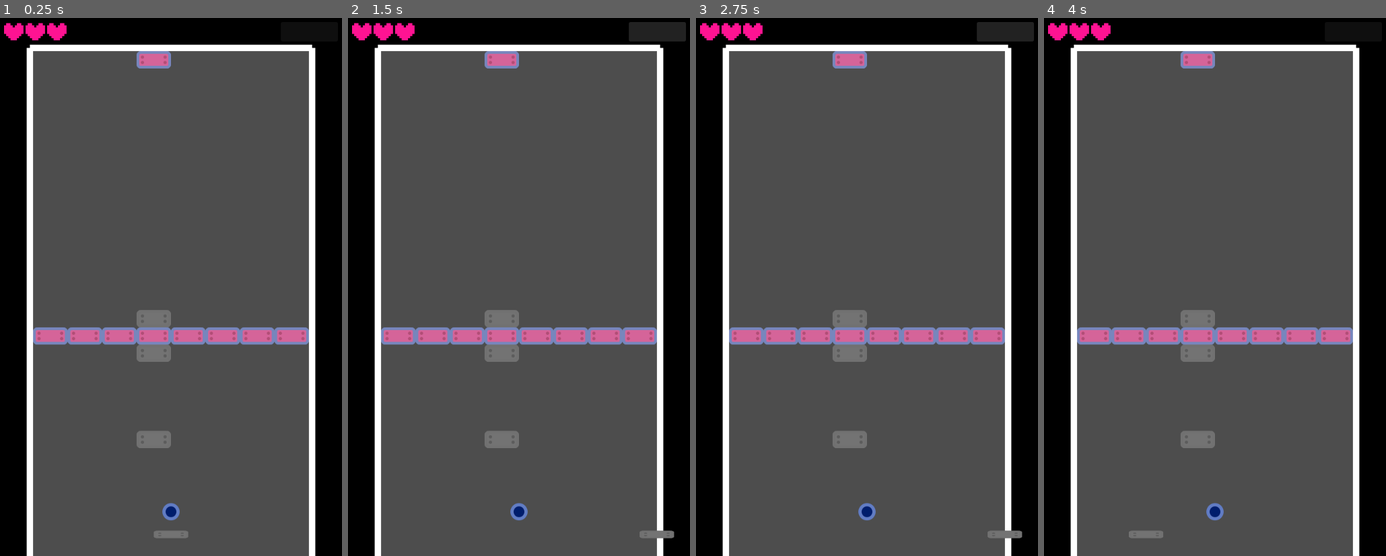
Above: before the commit, frames 1-4 (left to right).
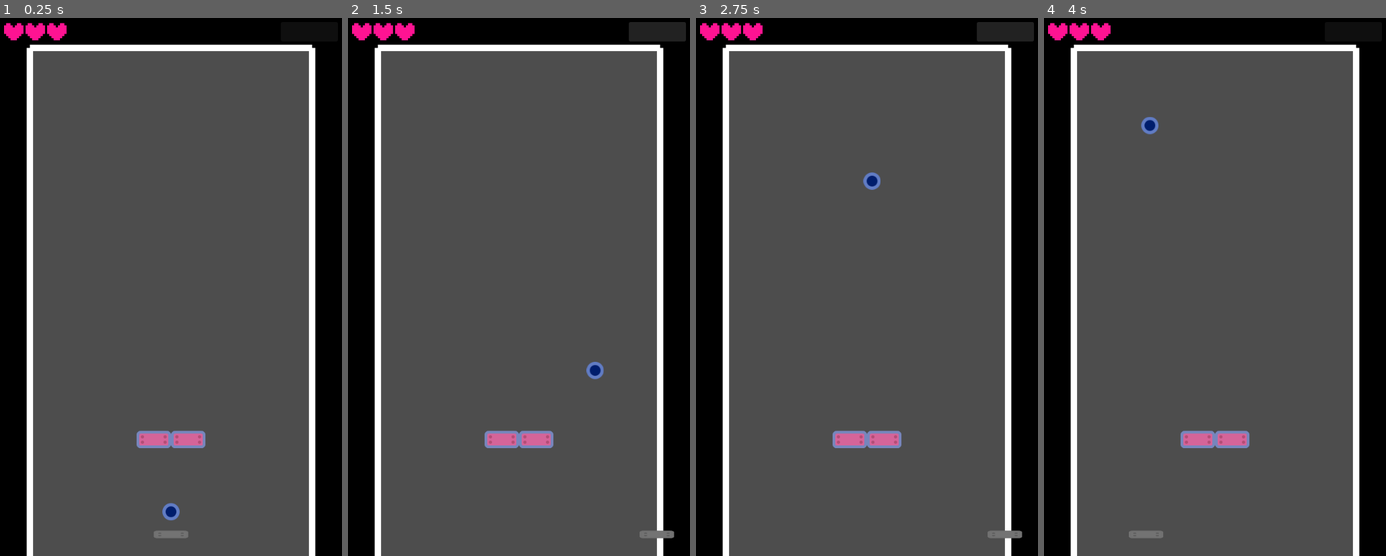
Above: after the commit, the same moments.

Repository: MatteoDesiderio/arkanoid-ish
Game: Godot game, scene res://scenes/level_content.tscn
Same seed, same stepped clock (60 frames per second), same inputs: the game is played once before the commit and once after it.
Inputs (mouse positions are in pixels of both pictures, inside the frame that each line leads up to):
- Up to frame 1 (0.25 s): no input
- Up to frame 2 (1.5 s): click (655, 34) at 0.5 s; click (655, 34) at 1.25 s
- Up to frame 3 (2.75 s): click (1003, 34) at 2 s
- Up to frame 4 (4 s): move the mouse to (1290, 260) at 2.77 s; click (1290, 260) at 2.92 s; move the mouse to (1146, 313) at 3.52 s; click (1146, 313) at 3.67 s

The runs differ from the first frame. In frame 1, 4.1% of the frame differs, in the area x 9-91%, y 6-80%; in frame 2, 4.4%; in frame 3, 4.4%, in the area x 9-91%, y 6-94%; in frame 4, 4.4%.
Error before the commit: Parse Error: Identifier "_win_level" not declared in the current scope. (res://scripts/level_content.gd:32)

Commit message:
Connect 'No Bricks Left' to _win_level

Diff:
--- a/scenes/level_content.tscn
+++ b/scenes/level_content.tscn
@@ -1,4 +1,4 @@
-[gd_scene load_steps=8 format=4 uid="uid://dx0adebcmky0t"]
+[gd_scene load_steps=8 format=3 uid="uid://dx0adebcmky0t"]
 
 [ext_resource type="Script" uid="uid://d1g2ssktqbtxl" path="res://scripts/level_content.gd" id="1_s5lsf"]
 [ext_resource type="PackedScene" uid="uid://ck5dc8d36s6rp" path="res://scenes/bricks.tscn" id="5_2yjts"]
@@ -24,12 +24,14 @@
 
 [node name="Bricks" parent="." instance=ExtResource("5_2yjts")]
 unique_name_in_owner = true
-tile_map_data = PackedByteArray("AAABABIAAQAAAAAAAAACABIAAQAAAAAAAAADABIAAQAAAAAAAAAEABIAAQAAAAAAAAAFABIAAQAAAAAAAAAGABIAAQAAAAAAAAAHABIAAQAAAAAAAAAIABIAAQAAAAAAAAAEABEAAwAAAAAAAAAEABMAAwAAAAAAAAAEABgAAwAAAAAAAAAEAAIAAQAAAAAAAAA=")
+tile_map_data = PackedByteArray(0, 0, 4, 0, 24, 0, 1, 0, 0, 0, 0, 0, 0, 0, 5, 0, 24, 0, 1, 0, 0, 0, 0, 0, 0, 0)
 
 [node name="UI" type="CanvasLayer" parent="."]
 unique_name_in_owner = true
 
 [node name="Game UI" parent="UI" instance=ExtResource("6_qqmpb")]
+metadata/_edit_lock_ = true
 
 [node name="Game Over Popup" parent="UI" instance=ExtResource("7_nyp37")]
 visible = false
+metadata/_edit_lock_ = true
--- a/scripts/level_content.gd
+++ b/scripts/level_content.gd
@@ -17,12 +17,19 @@
 var life_points : int = 3
 ## Tracks the damage of each brick
 var damage_tracker : Dictionary[Vector2i, int] = {}
-## Tracks how many destructible bricks are left
-var brick_count : int = 0
+## Tracks how many destructible bricks are left. Emits 'no_bricks_left' when 0
+var brick_count : int = 0 :
+	set(new_brick_count):
+		brick_count = new_brick_count
+		if brick_count <= 0:
+			emit_signal("no_bricks_left")
 #endregion
 
+
+#region Signals
 ## Emitted when all bricks have been destroyed
 signal no_bricks_left
+#endregion
 
 func _ready() -> void:
 	ball.brick_hit.connect(_on_brick_hit)
@@ -32,8 +39,9 @@
 	no_bricks_left.connect(_win_level)
 	_initialize_game_status()
 
-func _win():
+func _win_level():
 	print('U Win!!')
+
 
 func _process(_delta: float) -> void:
 	if ball.is_active == false:
